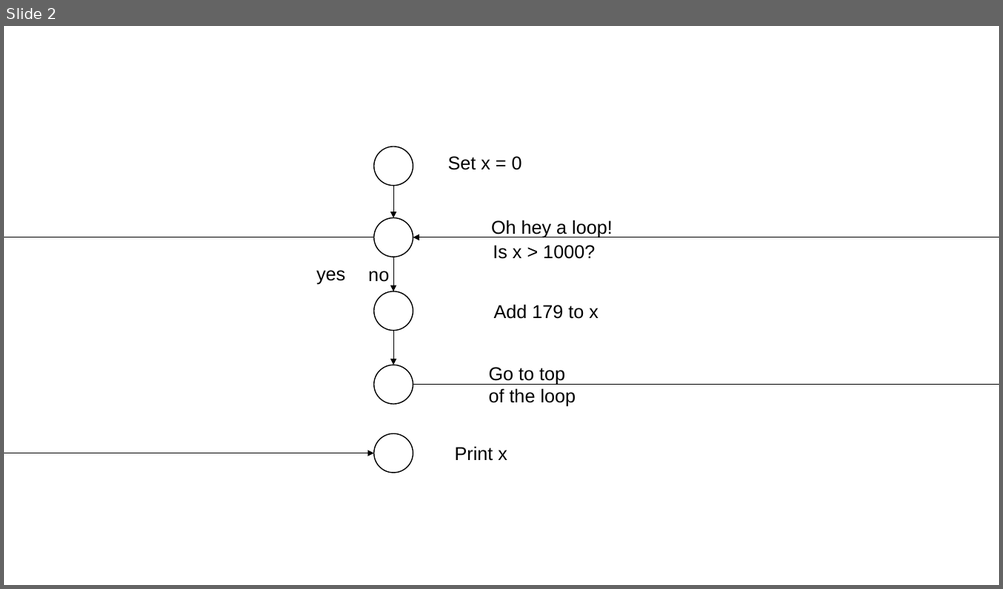
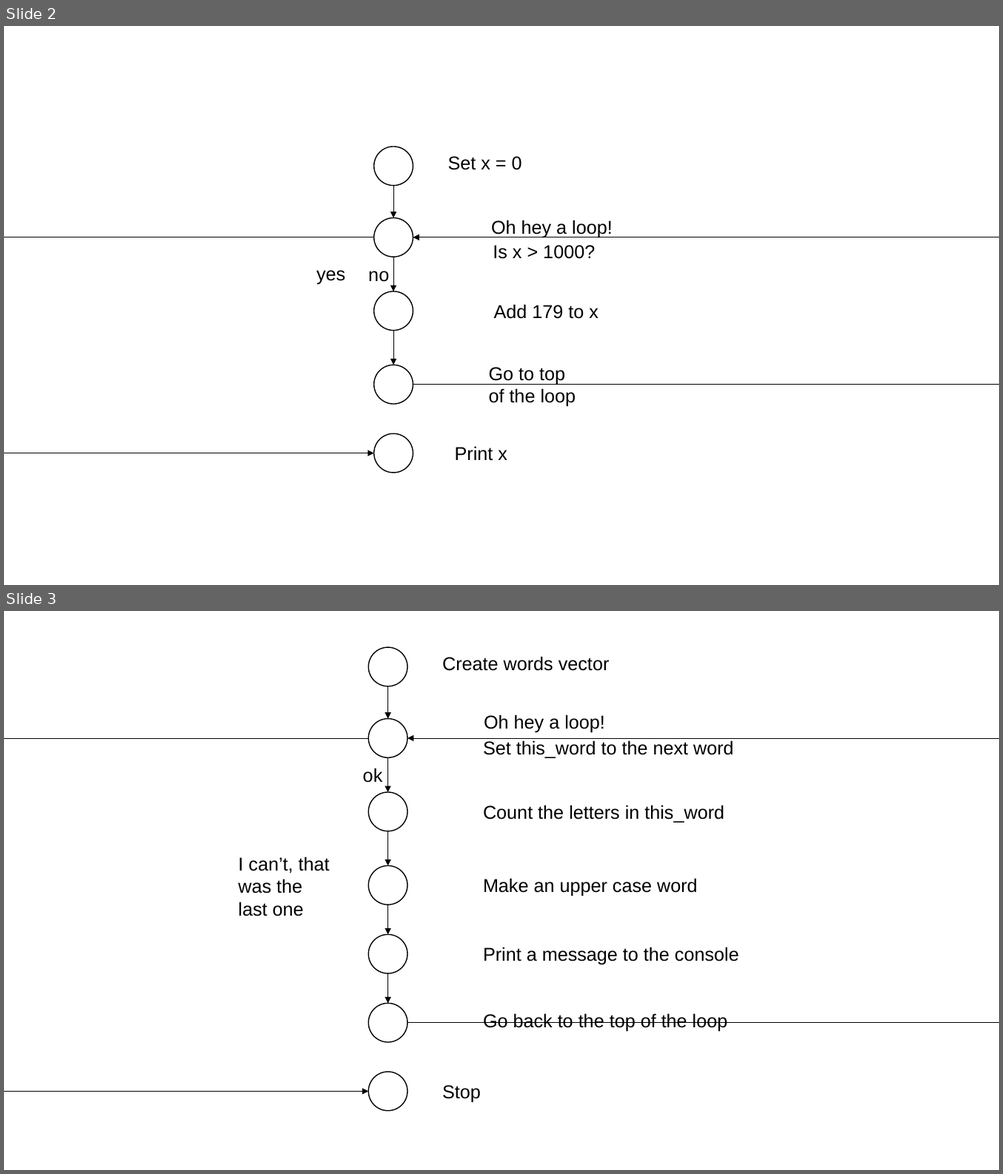
Before and after one commit to djnavarro/psyr, a slide deck: docs/images.pptx. Shown one above the other, each under a label of ours: slide 2 before the commit, slides 2 and 3 after it. The pictures are 1003x589 and 1003x1174 pixels, drawn with LibreOffice and Linux fonts; fonts in the diff are those of the drawing. Boxes give left, top, right and bottom in pixels: in the first picture for what was removed or moved away, otherwise in the second. Text is boxed around its words. In the diff, an @@ line names an element or a change of style, - is before the commit and + after.

```diff
--- a/docs/images.pptx
+++ b/docs/images.pptx
@@ slide 3 added at bbox=[4, 611, 999, 1170], background #FFFFFF @@
@@ ellipse added at bbox=[368, 647, 407, 686], outline #000000 1 pt @@
@@ text added at bbox=[442, 656, 609, 671], 18 pt, text #000000 @@
+Create words vector
@@ arrow added from (387, 686) to (387, 718), #000000 0.5 pt @@
@@ ellipse added at bbox=[368, 718, 407, 758], outline #000000 1 pt @@
@@ text added at bbox=[484, 715, 605, 733], 18 pt, text #000000 @@
+Oh hey a loop!
@@ elbow arrow added from (368, 738) to (368, 1091), #000000 0.5 pt @@
@@ elbow arrow added from (407, 1023) to (407, 738), #000000 0.5 pt @@
@@ text added at bbox=[483, 741, 734, 758], 18 pt, text #000000 @@
+Set this_word to the next word
@@ arrow added from (387, 758) to (387, 792), #000000 0.5 pt @@
@@ text added at bbox=[363, 768, 383, 783], 18 pt, text #000000 @@
+ok
@@ ellipse added at bbox=[368, 792, 407, 831], outline #000000 1 pt @@
@@ text added at bbox=[483, 805, 724, 823], 18 pt, text #000000 @@
+Count the letters in this_word
@@ arrow added from (387, 831) to (387, 866), #000000 0.5 pt @@
@@ text added at bbox=[238, 857, 330, 917], 18 pt, text #000000 @@
+I can’t, that was the last one
@@ ellipse added at bbox=[368, 866, 407, 905], outline #000000 1 pt @@
@@ text added at bbox=[483, 878, 697, 897], 18 pt, text #000000 @@
+Make an upper case word
@@ arrow added from (387, 905) to (387, 935), #000000 0.5 pt @@
@@ ellipse added at bbox=[368, 935, 407, 974], outline #000000 1 pt @@
@@ text added at bbox=[483, 947, 739, 965], 18 pt, text #000000 @@
+Print a message to the console
@@ arrow added from (387, 974) to (387, 1003), #000000 0.5 pt @@
@@ ellipse added at bbox=[368, 1003, 407, 1042], outline #000000 1 pt @@
@@ text added at bbox=[483, 1014, 728, 1032], 18 pt, text #000000 @@
+Go back to the top of the loop
@@ ellipse added at bbox=[368, 1072, 407, 1111], outline #000000 1 pt @@
@@ text added at bbox=[442, 1085, 481, 1102], 18 pt, text #000000 @@
+Stop
```
Also in this commit, not shown: 3 other files.
